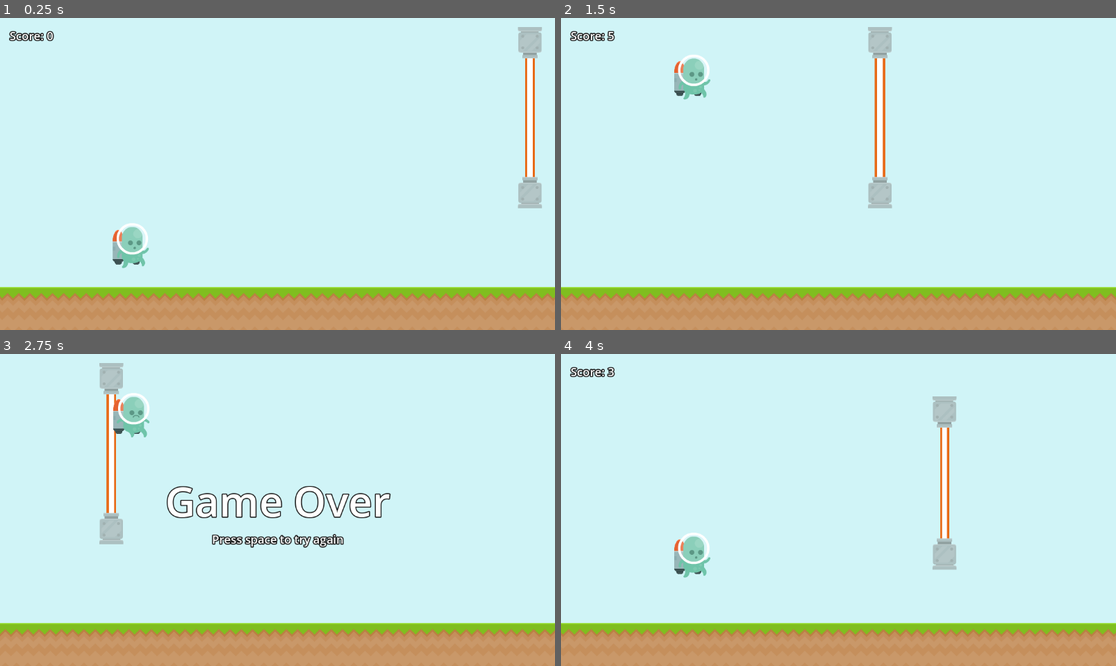
Above: before the commit, frames 1-4 (two rows, left to right).
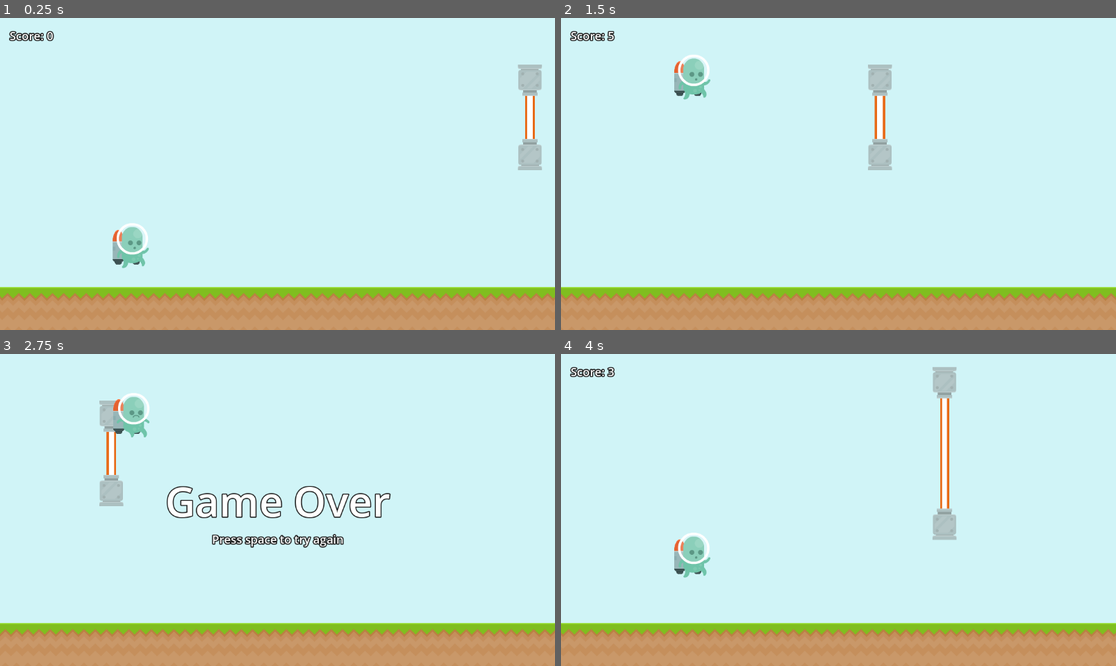
Above: after the commit, the same moments.

Repository: dsaltares/20-game-challenge
Game: Godot game, scene res://main.tscn
Two runs of this game, one before a commit and one after it. Both use one fixed random seed, a clock stepped at 60 frames per second and the inputs below.
Inputs:
- Up to frame 1 (0.25 s): no input
- Up to frame 2 (1.5 s): hold Space (boost) 0.53-1.28 s; tap Space (boost) at 1.35 s
- Up to frame 3 (2.75 s): hold Space (boost) from 2.03 s (still down)
- Up to frame 4 (4 s): release Space (boost) at 2.78 s; tap Space (boost) at 2.85 s; hold Space (boost) from 3.53 s (still down)

The runs differ from the first frame. In frame 1, 1.6% of the frame differs, in the area x 93-98%, y 2-62%; in frame 2, 1.6%, in the area x 55-60%, y 2-62%; in frame 3, 1.5%; in frame 4, 1.5%.

Commit message:
feat: 02 - procedural laser groups

Diff:
--- /dev/null
+++ b/02-jetpack-joyride-clone/laser_group.gd
@@ -0,0 +1,81 @@
+class_name LaserGroup
+extends Node2D
+
+const LaserScene := preload('res://laser.tscn')
+
+@export var min_laser_height := 70
+@export var max_laser_height := 300
+@export var min_laser_length := 100
+@export var max_laser_length := 600
+
+var camera : GameCamera
+var available_height := 100
+
+func get_rect() -> Rect2:
+	var rect := Rect2()
+	for laser in get_children() as Array[Laser]:
+		rect = rect.merge(laser.get_rect())
+	return rect;
+
+func randomize(count: int) -> void:
+	for child in get_children():
+		child.queue_free()
+
+	for i in range(count):
+		var laser := LaserScene.instantiate()
+		add_child(laser)
+
+	var orientation := Orientation.VERTICAL
+	if randf() > 0.5:
+		orientation = Orientation.HORIZONTAL
+
+	for laser in get_children() as Array[Laser]:
+		laser.orientation = orientation
+		laser.length = _get_random_laser_length(orientation)
+
+	if orientation == Orientation.VERTICAL:
+		_distribute_vertical_lasers()
+	else:
+		_distribute_horizontal_lasers()
+
+func _get_random_laser_length(orientation: Orientation) -> float:
+	if orientation == Orientation.VERTICAL:
+		return randf_range(min_laser_height, max_laser_height)
+	return randf_range(min_laser_length, max_laser_length)
+
+func _distribute_horizontal_lasers() -> void:
+	var lasers := get_children()
+	lasers.shuffle()
+
+	var rect := (lasers[0] as Laser).get_rect()
+	var vertical_separation := randf_range(150, 300)
+	var horizontal_offset := randf_range(0, 200)
+	var total_height_needed := vertical_separation * (lasers.size() - 1) + rect.size.y * lasers.size()
+	var y_start := randf_range(0, available_height - total_height_needed)
+
+	for laser_idx in range(lasers.size()):
+		var laser := lasers[laser_idx] as Laser
+		laser.position.x = horizontal_offset * laser_idx + laser.get_rect().size.x * 0.5
+		laser.position.y = y_start + vertical_separation * laser_idx + laser.get_rect().size.y * 0.5 * (laser_idx + 1)
+
+func _distribute_vertical_lasers() -> void:
+	var lasers := get_children()
+	lasers.shuffle()
+
+	var max_height := 0.0
+	for laser in lasers:
+		var height := (laser as Laser).get_rect().size.y
+		if height > max_height:
+			max_height = height
+
+	var horizontal_separation := randf_range(150, 300)
+	var vertical_offset := 0.0
+	if lasers.size() > 1 and available_height - max_height > 0:
+		vertical_offset = randf_range(0, available_height - max_height) / (lasers.size() - 1)
+	var total_height_needed := max_height + vertical_offset * (lasers.size() - 1)
+	var y_start := randf_range(0, available_height - total_height_needed)
+
+	for laser_idx in range(lasers.size()):
+		var laser := lasers[laser_idx] as Laser
+		laser.position.x = horizontal_separation * laser_idx + laser.get_rect().size.x * 0.5
+		laser.position.y = y_start + laser_idx * vertical_offset + laser.get_rect().size.y * 0.5
--- /dev/null
+++ b/02-jetpack-joyride-clone/laser_group.tscn
@@ -0,0 +1,6 @@
+[gd_scene load_steps=2 format=3 uid="uid://bejjugo64bml7"]
+
+[ext_resource type="Script" path="res://laser_group.gd" id="1_cflnr"]
+
+[node name="LaserGroup" type="Node2D"]
+script = ExtResource("1_cflnr")
--- a/02-jetpack-joyride-clone/procedural_environment.gd
+++ b/02-jetpack-joyride-clone/procedural_environment.gd
@@ -2,6 +2,7 @@
 extends Node2D
 
 const LaserScene := preload('res://laser.tscn')
+const LaserGroupScene := preload('res://laser_group.tscn')
 
 @export var camera : GameCamera
 @export var min_laser_height := 70
@@ -20,55 +21,46 @@
 	},
 	{
 		'threshold': 500,
-		'probabilities': Vector3(0.15, 0.5, 0.45),
+		'probabilities': Vector3(0.05, 0.5, 0.45),
 	},
 ]
 
 var laser: Laser
+var laser_group: LaserGroup
 var score := 0
 var ground_position := 0.0 : set = set_ground_position
 
 func _ready() -> void:
-	laser = LaserScene.instantiate()
-	add_child(laser)
+	laser_group = LaserGroupScene.instantiate()
+	add_child(laser_group)
 
 func _physics_process(_delta: float) -> void:
-	if _is_laser_behind():
-		_randomize_laser_ahead()
+	if _is_laser_group_behind():
+		_randomize_laser_group_ahead()
 
 func set_ground_position(new_pos: float) -> void:
 	ground_position = new_pos
-	_randomize_laser_ahead()
+	_randomize_laser_group_ahead()
 
-func _randomize_laser_ahead() -> void:
-	if randf() > 0.5:
-		laser.orientation = Orientation.HORIZONTAL
-	else:
-		laser.orientation = Orientation.VERTICAL
+func _randomize_laser_group_ahead() -> void:
+	var camera_rect := camera.get_rect()
+	laser_group.global_position.x = camera_rect.position.x + camera_rect.size.x
+	laser_group.global_position.y = camera_rect.position.y
+	laser_group.available_height = camera.global_position.y - camera_rect.size.y * 0.5 + ground_position
 
-	if laser.orientation == Orientation.HORIZONTAL:
-		laser.length = randf_range(min_laser_length, max_laser_length)
-	else:
-		laser.length = randf_range(min_laser_height, max_laser_height)
+	var count := _randomize_laser_count()
+	laser_group.randomize(count)
 
-	var laser_rect := laser.get_rect()
+func _is_laser_group_behind() -> bool:
+	return camera.global_position.x > laser_group.global_position.x and not _is_laser_group_in_viewport()
+
+func _is_laser_group_in_viewport() -> bool:
 	var camera_rect := camera.get_rect()
-
-	laser.global_position.x = camera_rect.position.x + camera_rect.size.x + laser_rect.size.x * 0.5
-	laser.global_position.y = randf_range(
-		camera_rect.position.y + laser_rect.size.y * 0.5,
-		ground_position - laser_rect.size.y * 0.5,
-	)
-
-func _is_laser_behind() -> bool:
-	return camera.global_position.x > laser.global_position.x and not _is_laser_in_viewport()
-
-func _is_laser_in_viewport() -> bool:
-	var camera_rect := camera.get_rect()
-	var laser_rect := laser.get_rect()
+	var laser_rect := laser_group.get_rect()
 	return camera_rect.intersects(laser_rect)
 
-func _randomize_obstacle_count() -> int:
+# I don't think this returns the right numbers as you go up in score
+func _randomize_laser_count() -> int:
 	var selected_idx := 0
 	for idx in range(obstacle_probabilities.size()):
 		var current = obstacle_probabilities[idx]
